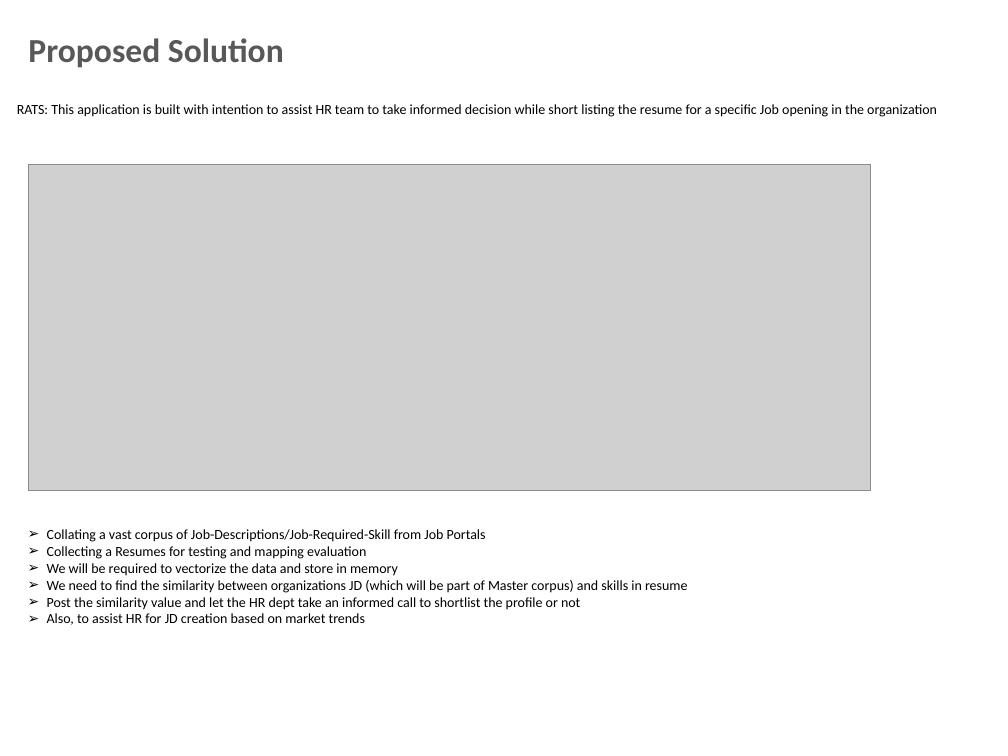
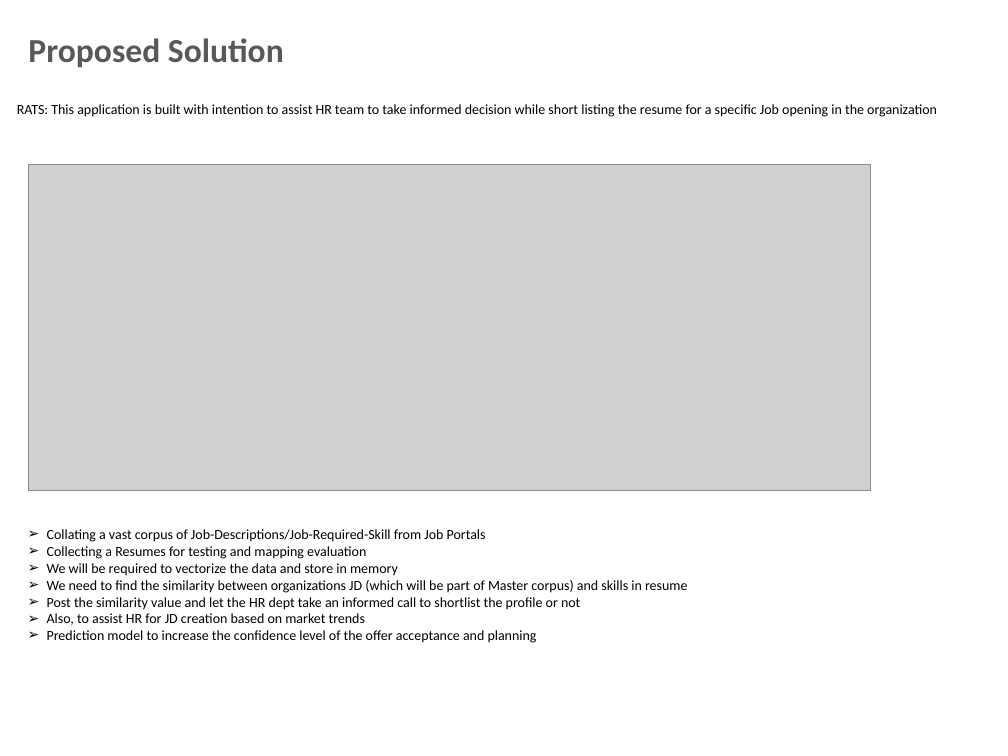
Before and after one commit to anirudhyadav/ISBG4FP1, a slide deck: slide 5 of Foundation_Project_G4__Final_Review_Trending_Jobs.pptx. Drawn at 1008x756 pixels with LibreOffice and Linux fonts; fonts in the diff are those of the drawing; grey boxes stand for pictures; background and template pictures are left out. Boxes give left, top, right and bottom in pixels: in the first picture for what was removed or moved away, otherwise in the second. Text is boxed around its words. In the diff, an @@ line names an element or a change of style, - is before the commit and + after.

Commit message:
Prediction submission

```diff
--- a/Foundation_Project_G4__Final_Review_Trending_Jobs.pptx
+++ b/Foundation_Project_G4__Final_Review_Trending_Jobs.pptx
@@ text at (x1=47, y1=630, x2=537, y2=643): paragraph added @@
+➢ Prediction model to increase the confidence level of the offer acceptance and planning
```
Also in this commit, not shown: 5 other slides changed, 5 slides added, 2 slides removed, 2 other files.
